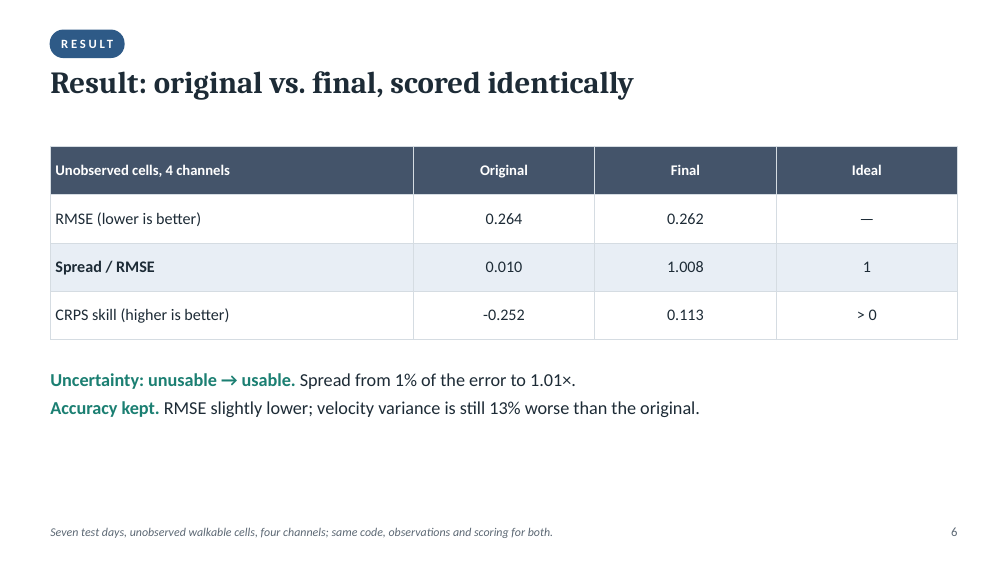
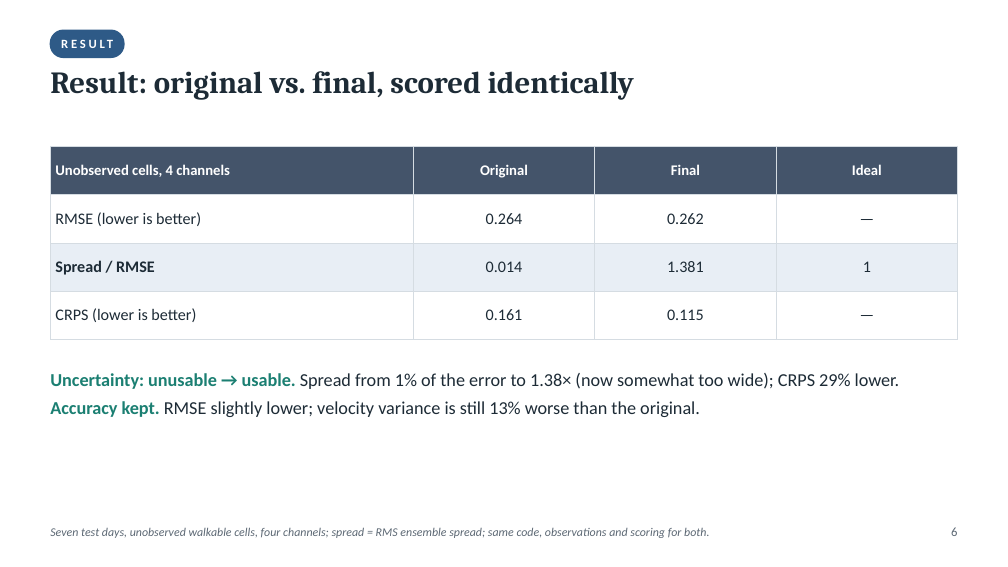
Before and after one commit to jackeygle/Partial_Observation_Comparison, a slide deck: slide 6 of slides/enkf_optimisation.pptx. Drawn at 1008x567 pixels with LibreOffice and Linux fonts; fonts in the diff are those of the drawing. Boxes give left, top, right and bottom in pixels: in the first picture for what was removed or moved away, otherwise in the second. Text is boxed around its words. In the diff, an @@ line names an element or a change of style, - is before the commit and + after.

```diff
--- a/slides/enkf_optimisation.pptx
+++ b/slides/enkf_optimisation.pptx
@@ table at box(50, 146, 958, 326) @@
-row 3, column 2: 0.010
+row 3, column 2: 0.014
-row 3, column 3: 1.008
+row 3, column 3: 1.381
-row 4: CRPS skill (higher is better) | -0.252 | 0.113 | > 0
+row 4: CRPS (lower is better) | 0.161 | 0.115 | —
@@ text at box(50, 373, 900, 389): text changed @@
-• Uncertainty: unusable → usable. Spread from 1% of the error to 1.01×.
+• Uncertainty: unusable → usable. Spread from 1% of the error to 1.38× (now somewhat too wide); CRPS 29% lower.
@@ text at box(50, 527, 709, 538): text changed @@
-Seven test days, unobserved walkable cells, four channels; same code, observations and scoring for both.
+Seven test days, unobserved walkable cells, four channels; spread = RMS ensemble spread; same code, observations and scoring for both.
```
Also in this commit, not shown: 1 other slide changed, 19 other files.
